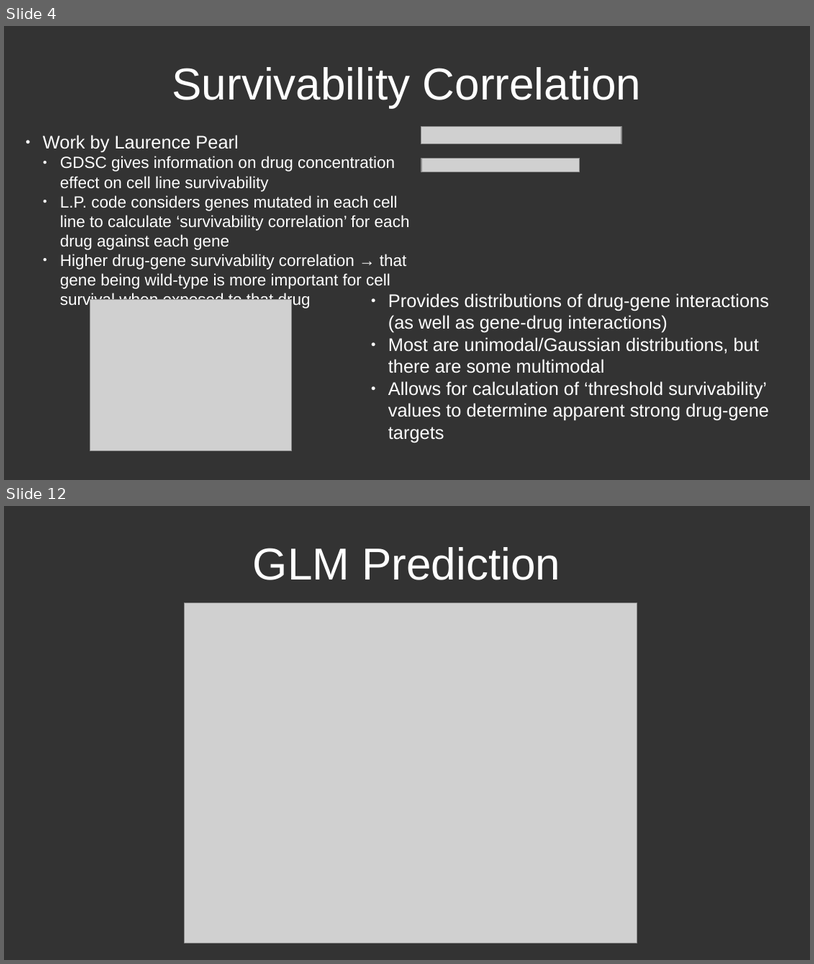
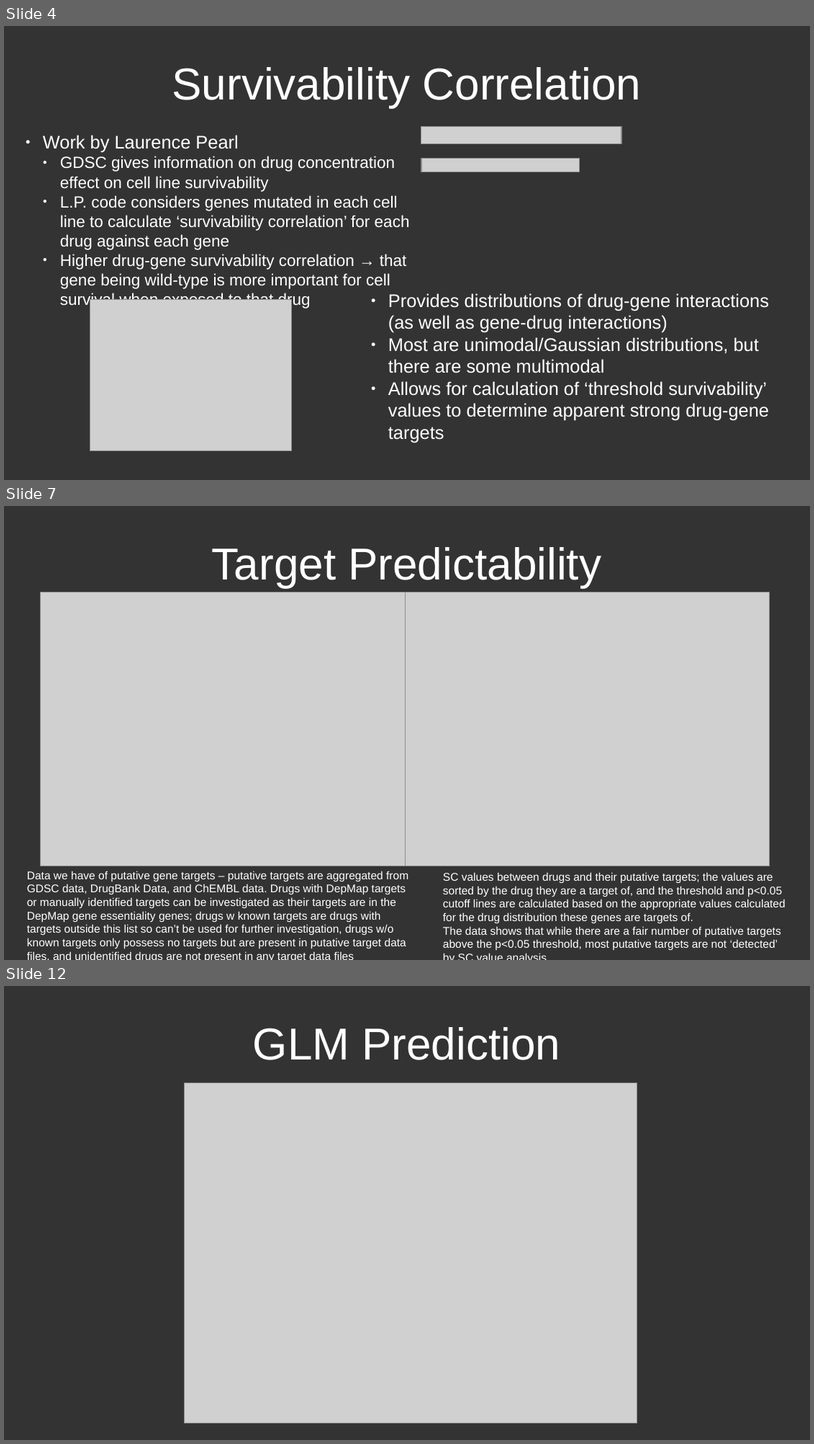
Before and after one commit to CDR-Clueless/GDSC-DrugBank-Search, a slide deck: General GDSC presentation.odp. Shown one above the other, each under a label of ours: slides 4 and 12 before the commit, slides 4, 7 and 12 after it; the slides between them are not shown. The pictures are 814x964 and 814x1444 pixels, drawn with LibreOffice and Linux fonts; fonts in the diff are those of the drawing; grey boxes stand for pictures. Boxes give left, top, right and bottom in pixels: in the first picture for what was removed or moved away, otherwise in the second. Text is boxed around its words. In the diff, an @@ line names an element or a change of style, - is before the commit and + after.

Commit message:
Added stats testing to OpenTargets plots and DAVID analysis plots

```diff
--- a/General GDSC presentation.odp
+++ b/General GDSC presentation.odp
@@ slide 7 added at bbox=[4, 506, 810, 960], background #333333 @@
@@ title added at bbox=[212, 547, 602, 587], 44 pt, text #FFFFFF @@
+Target Predictability
@@ picture added at bbox=[41, 592, 406, 866] @@
@@ picture added at bbox=[406, 592, 771, 866] @@
@@ text added at bbox=[27, 870, 409, 960], 11 pt, text #FFFFFF @@
+Data we have of putative gene targets – putative targets are aggregated from GDSC data, DrugBank Data, and ChEMBL data. Drugs with DepMap targets or manually identified targets can be investigated as their targets are in the DepMap gene essentiality genes; drugs w known targets are drugs with targets outside this list so can’t be used for further investigation, drugs w/o known targets only possess no targets but are present in putative target data files, and unidentified drugs are not present in any target data files
@@ text added at bbox=[443, 872, 786, 950], 11 pt, text #FFFFFF @@
+SC values between drugs and their putative targets; the values are sorted by the drug they are a target of, and the threshold and p<0.05 cutoff lines are calculated based on the appropriate values calculated for the drug distribution these genes are targets of.
+The data shows that while there are a fair number of putative targets above the p<0.05 threshold, most putative targets are not ‘detected’ by SC value analysis.
```
Also in this commit, not shown: 1 slide changed, 6 other slides added, 6 slides removed, 3 other files.
